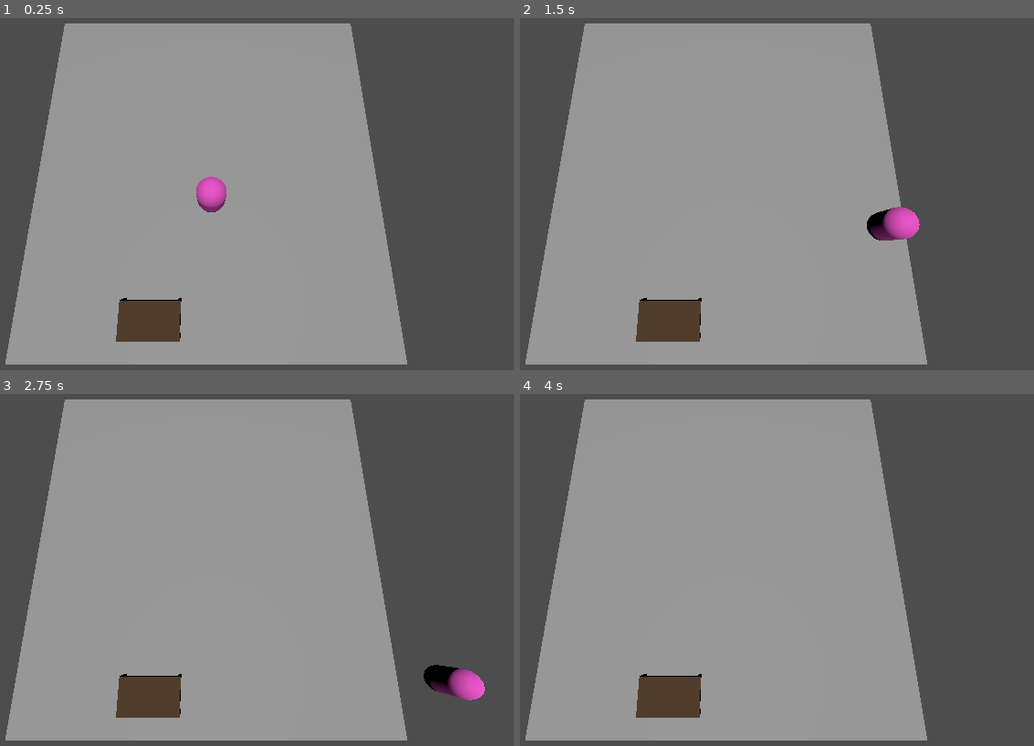
Above: before the commit, frames 1-4 (two rows, left to right).
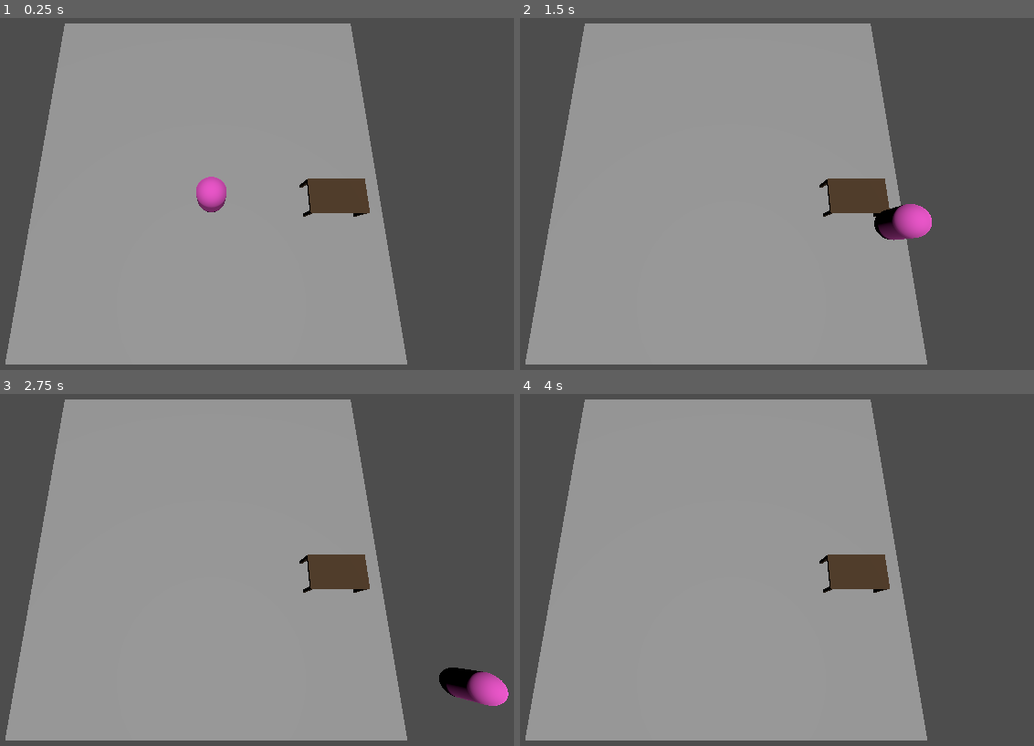
Above: after the commit, the same moments.

Repository: mayaarafa/overhacked
Game: Godot game, scene res://game_scene.tscn
Same seed, same stepped clock (60 frames per second), same inputs: the game is played once before the commit and once after it.
Inputs:
- Up to frame 1 (0.25 s): no input
- Up to frame 2 (1.5 s): tap Enter (ui_accept) at 0.5, 0.77 s; hold Right (ui_right) 0.53-1.28 s; tap Shift (dash) at 0.6, 1.35 s; hold Down (ui_down) from 1.28 s (still down)
- Up to frame 3 (2.75 s): tap Enter (ui_accept) at 1.52 s; release Down (ui_down) at 2.03 s; hold Right (ui_right) from 2.03 s (still down); tap Shift (dash) at 2.1 s
- Up to frame 4 (4 s): release Right (ui_right) at 2.78 s; hold Up (ui_up) 2.78-3.53 s; tap Shift (dash) at 2.85, 3.6 s; tap Enter (ui_accept) at 3.02, 3.77 s; hold Left (ui_left) from 3.53 s (still down)

The runs differ from the first frame. In frame 1, 2.7% of the frame differs, in the area x 22-72%, y 45-92%; in frame 2, 3.4%; in frame 3, 3.8%, in the area x 22-99%, y 45-92%; in frame 4, 2.7%.

Commit message:
item attempt

Diff:
--- a/game_scene.tscn
+++ b/game_scene.tscn
@@ -43,4 +43,4 @@
 size = Vector3(13.109619, 0.44506836, 13.740524)
 
 [node name="Node3D" parent="." instance=ExtResource("2_po0ka")]
-transform = Transform3D(1, 0, 0, 0, 1, 0, 0, 0, 1, -2, 0, 4)
+transform = Transform3D(1, 0, 0, 0, 1, 0, 0, 0, 1, 4.358553, 0.43552303, 0)
--- /dev/null
+++ b/item_3d.gd
@@ -0,0 +1,19 @@
+extends Node3D
+
+@export var item_id := "unknown"   # "item name"
+@export var stackable := false
+
+var holder: Node3D = null
+
+func set_world_position(pos: Vector3) -> void:
+	holder = null
+	global_position = pos
+
+func attach_to(node: Node3D) -> void:
+	holder = node
+	reparent(node)
+	position = Vector3.ZERO
+
+func detach_to(world: Node) -> void:
+	reparent(world)
+	holder = null
--- /dev/null
+++ b/item_3d.tscn
@@ -0,0 +1,22 @@
+[gd_scene load_steps=5 format=3 uid="uid://cr7p7iilgu145"]
+
+[ext_resource type="Script" uid="uid://bklckdrp6at0u" path="res://item_3d.gd" id="1_7rk10"]
+
+[sub_resource type="StandardMaterial3D" id="StandardMaterial3D_7rk10"]
+albedo_color = Color(0.857491, 0.28560656, 0.64876384, 1)
+
+[sub_resource type="BoxMesh" id="BoxMesh_7rk10"]
+material = SubResource("StandardMaterial3D_7rk10")
+
+[sub_resource type="BoxShape3D" id="BoxShape3D_lwd0h"]
+
+[node name="Item3D" type="Node3D"]
+script = ExtResource("1_7rk10")
+
+[node name="MeshInstance3D" type="MeshInstance3D" parent="."]
+mesh = SubResource("BoxMesh_7rk10")
+
+[node name="Area3D" type="Area3D" parent="."]
+
+[node name="CollisionShape3D" type="CollisionShape3D" parent="Area3D"]
+shape = SubResource("BoxShape3D_lwd0h")
--- /dev/null
+++ b/table.gd
@@ -0,0 +1,31 @@
+extends Node3D
+
+@export var item_scene: PackedScene
+@export var spawn_on_ready := true
+
+@onready var spawn_point: Node3D = $SpawnPoint
+var current_item: Node3D = null
+
+func _ready() -> void:
+	print("Table ready")
+	if spawn_on_ready:
+		spawn_item()
+
+func spawn_item() -> void:
+	print("Spawning item on table")
+
+	if current_item != null:
+		print("Item already exists")
+		return
+
+	if item_scene == null:
+		push_error("item_scene NOT assigned on Table")
+		return
+
+	var item = item_scene.instantiate()
+	get_tree().current_scene.add_child(item)
+	#item.global_position = spawn_point.global_position
+	var cam := get_viewport().get_camera_3d()
+	item.global_position = cam.global_position + (-cam.global_transform.basis.z * 2.0)
+
+	current_item = item
--- a/table.tscn
+++ b/table.tscn
@@ -1,4 +1,7 @@
-[gd_scene load_steps=6 format=3 uid="uid://dvgitloalo265"]
+[gd_scene load_steps=8 format=3 uid="uid://dvgitloalo265"]
+
+[ext_resource type="Script" uid="uid://7c6k6tatnsf4" path="res://table.gd" id="1_jd0nb"]
+[ext_resource type="PackedScene" uid="uid://cr7p7iilgu145" path="res://item_3d.tscn" id="2_v5i0k"]
 
 [sub_resource type="BoxShape3D" id="BoxShape3D_1emcc"]
 
@@ -17,6 +20,8 @@
 size = Vector3(0.1, 0.75, 0.1)
 
 [node name="Node3D" type="Node3D"]
+script = ExtResource("1_jd0nb")
+item_scene = ExtResource("2_v5i0k")
 
 [node name="Table" type="StaticBody3D" parent="."]
 
@@ -42,3 +47,6 @@
 [node name="Leg4" type="MeshInstance3D" parent="Table"]
 transform = Transform3D(1, 0, 0, 0, 1, 0, 0, 0, 1, 0.93433005, 0.13164651, 0.54255575)
 mesh = SubResource("BoxMesh_v5i0k")
+
+[node name="SpawnPoint" type="Node3D" parent="."]
+transform = Transform3D(1, 0, 0, 0, 1, 0, 0, 0, 1, 0, 1.9257944, 0)
Not shown, added: item_3d.gd.uid
Not shown, added: table.gd.uid
